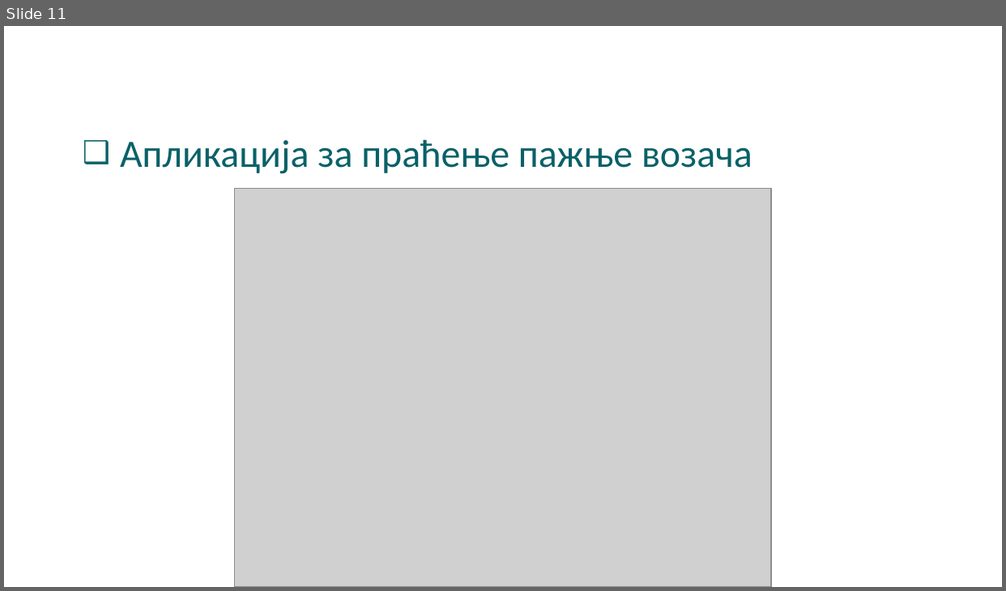
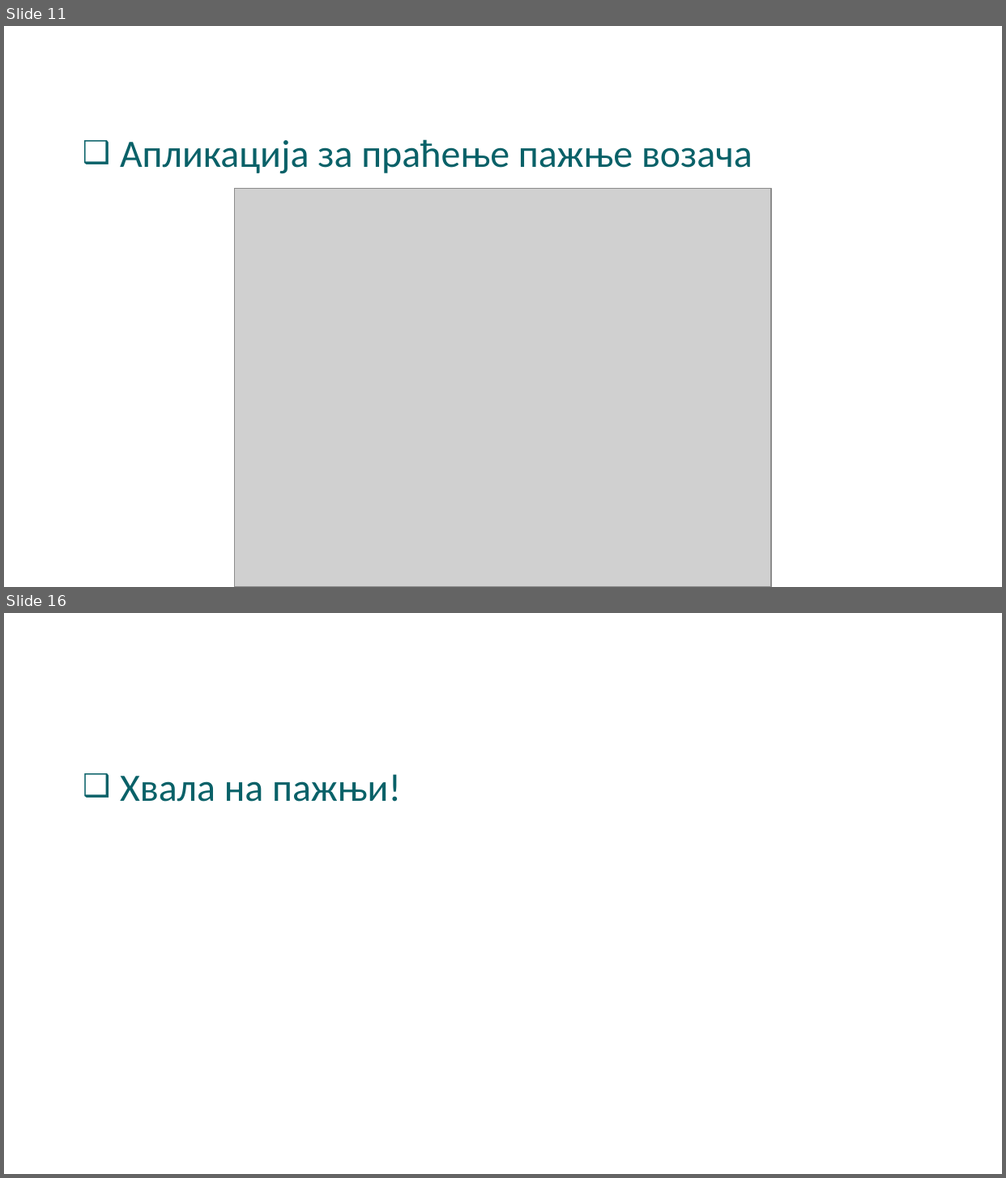
Before and after one commit to AleksaArsic/ADAS-ML-Driver-Monitoring-System, a slide deck: doc/DriverAttentionSystem_2.pptx. Shown one above the other, each under a label of ours: slide 11 before the commit, slides 11 and 16 after it; the slides between them are not shown. The pictures are 1006x591 and 1006x1178 pixels, drawn with LibreOffice and Linux fonts; fonts in the diff are those of the drawing; grey boxes stand for pictures; background and template pictures are left out. Boxes give left, top, right and bottom in pixels: in the first picture for what was removed or moved away, otherwise in the second. Text is boxed around its words. In the diff, an @@ line names an element or a change of style, - is before the commit and + after.

```diff
--- a/doc/DriverAttentionSystem_2.pptx
+++ b/doc/DriverAttentionSystem_2.pptx
@@ slide 16 added at (4, 613, 1002, 1174), background #FFFFFF @@
@@ text added at (120, 774, 401, 802), 28 pt, text #096168 @@
+❑ Хвала на пажњи!
```
Also in this commit, not shown: 2 slides changed, 4 other slides added, 1 slide removed, 2 other files.
